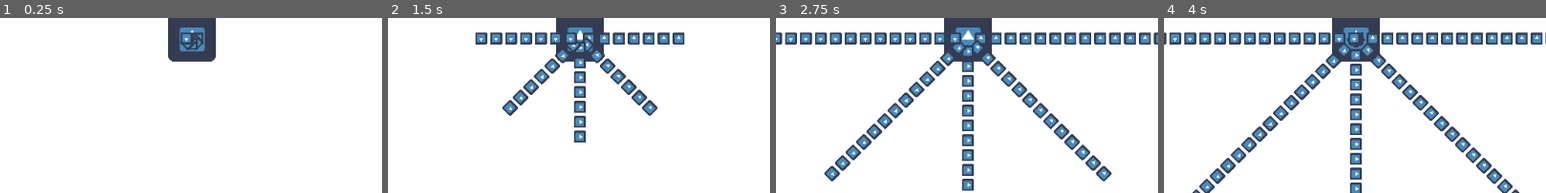
Above: before the commit, frames 1-4 (left to right).
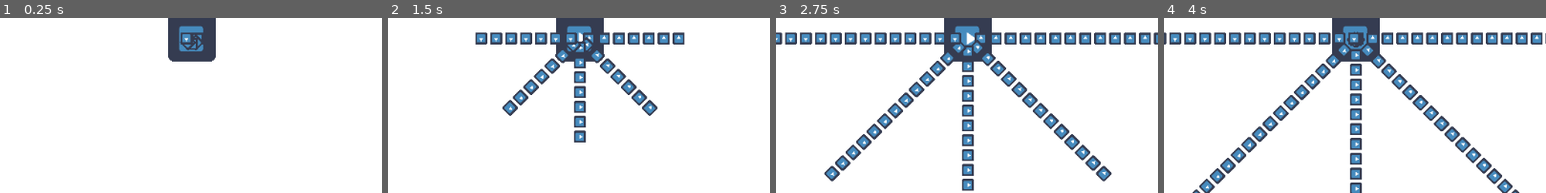
Above: after the commit, the same moments.

Repository: BrunoK0/Bullet-Hell-Game
Game: Godot game, scene res://Main.tscn
The game is run twice, just before and just after one commit, with the same random seed, the same clock (stepped at 60 frames per second) and the same inputs. The engine's default icon, where the game draws it, is replaced by a stand-in: a white triangle on a blue panel in a dark square.
Inputs:
- Up to frame 1 (0.25 s): no input
- Up to frame 2 (1.5 s): hold Right (right) 0.53-1.28 s; hold Down (down) from 1.28 s (still down)
- Up to frame 3 (2.75 s): release Down (down) at 2.03 s; hold Right (right) from 2.03 s (still down)
- Up to frame 4 (4 s): release Right (right) at 2.78 s; hold Up (up) 2.78-3.53 s; hold Left (left) from 3.53 s (still down)
The pictures show only the part of the screen within x 25-75%, y 3-53%; the shares and areas given below are measured in that part.

The runs differ from the first frame. In frame 1, 0.2% of the frame differs, in the area x 46-54%, y 4-20%; in frame 2, 0.2%; in frame 3, 0.2%, in the area x 46-54%, y 4-16%; in frame 4, 0.1%.

Commit message:
Generator Rework
- Made some improvements on the generator and fixed some bugs

Diff:
--- a/bullet generator/generator.gd
+++ b/bullet generator/generator.gd
@@ -2,36 +2,65 @@
 
 var bullet_scene = preload("res://bullets/basic/basicBullet.tscn")
 onready var shoot_timer = $ShootTimer
-onready var rotater = $Rotator
+onready var rotator = $Rotator
 
 export var rotation_speed = 0
 export var shoot_timer_wait_time = 0.2
-export var spawn_point_number = 4
+export var spawn_point_number = 5
 export var arch_angle = 180
+export var angle_offset = 90
 export var radius = 1
 export (bool) var follow_player = false
 
 func _ready():
-	var step = deg2rad(arch_angle) / spawn_point_number
+	create_spawners()
 
-	for i in range(spawn_point_number + 1):
+
+func create_spawners():
+	if(spawn_point_number < 1):
+		spawn_point_number = 1
+
+	if(radius <= 0):
+		radius = 0.001
+
+	rotator.rotate(deg2rad(angle_offset))
+
+	if(spawn_point_number == 1):
 		var spawn_point = Node2D.new()
-		var pos = Vector2(radius, 0).rotated(step * i)
+		var pos = Vector2(radius, 0)
 		spawn_point.position = pos
 		spawn_point.rotation = pos.angle()
-		rotater.add_child(spawn_point)
+		rotator.add_child(spawn_point)
+		print_debug('spawn point created')
+		shoot_timer.wait_time = shoot_timer_wait_time
+		shoot_timer.start()
+		return
+
+	var step
+	if(arch_angle >= 360):
+		step = deg2rad(360) / (spawn_point_number)
+	else:
+		step = deg2rad(arch_angle) / (spawn_point_number - 1)
+
+	for i in range(0, spawn_point_number):
+		var spawn_point = Node2D.new()
+		var pos = Vector2(radius, 0).rotated(step * i - deg2rad(arch_angle / 2))
+		spawn_point.position = pos
+		spawn_point.rotation = pos.angle()
+		rotator.add_child(spawn_point)
+		print_debug('spawn point created')
 
 	shoot_timer.wait_time = shoot_timer_wait_time
 	shoot_timer.start()
 
 
 func _process(delta):
-	var new_rotation = rotater.rotation_degrees + rotation_speed * delta
-	rotater.rotation_degrees = fmod(new_rotation, 360)
+	var new_rotation = rotator.rotation_degrees + rotation_speed * delta
+	rotator.rotation_degrees = fmod(new_rotation, 360)
 
 
 func _on_ShootTimer_timeout() -> void:
-	for s in rotater.get_children():
+	for s in rotator.get_children():
 		var bullet = bullet_scene.instance()
 		get_tree().root.add_child(bullet)
 		bullet.position = s.global_position
